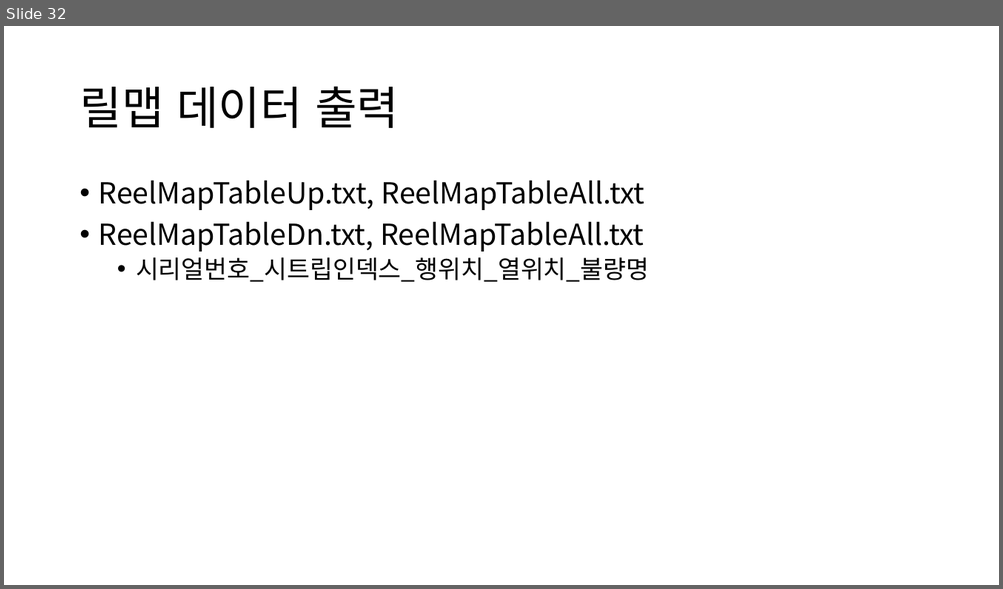
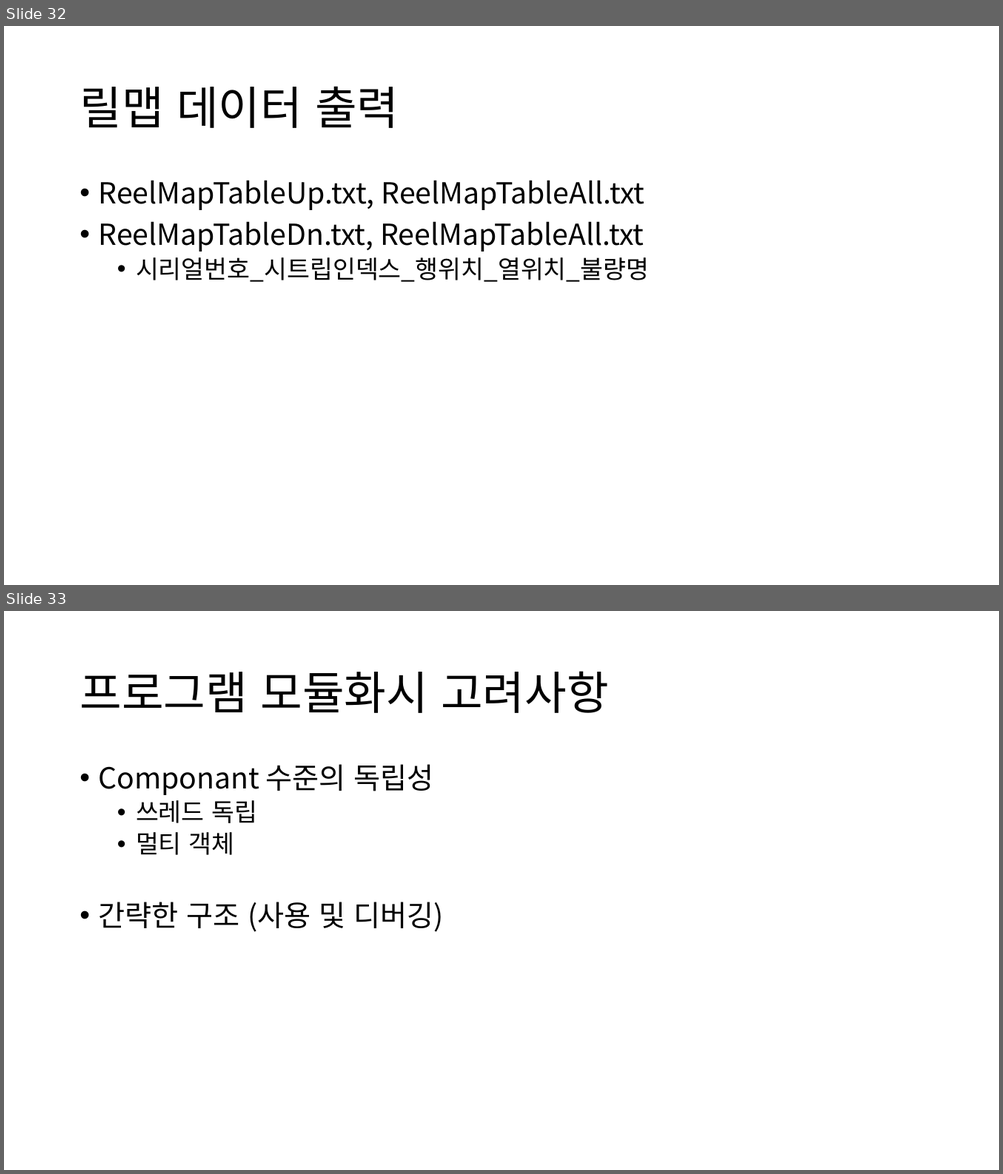
Before and after one commit to ShinYongDae/MyJob, a slide deck: RTR15호기개발 고려사항.pptx. Shown one above the other, each under a label of ours: slide 32 before the commit, slides 32 and 33 after it. The pictures are 1003x589 and 1003x1174 pixels, drawn with LibreOffice and Linux fonts; fonts in the diff are those of the drawing. Boxes give left, top, right and bottom in pixels: in the first picture for what was removed or moved away, otherwise in the second. Text is boxed around its words. In the diff, an @@ line names an element or a change of style, - is before the commit and + after.

```diff
--- a/RTR15호기개발 고려사항.pptx
+++ b/RTR15호기개발 고려사항.pptx
@@ slide 33 added at [4,611,999,1170], background #FFFFFF @@
@@ title added at [79,671,609,713], 44 pt, text #000000 @@
+프로그램 모듈화시 고려사항
@@ text added at [99,764,444,932], 28 pt, text #000000 @@
+• Componant 수준의 독립성
+  • 쓰레드 독립
+  • 멀티 객체
+• 간략한 구조 (사용 및 디버깅)
```
Also in this commit, not shown: 2 slides changed, 8 other files.
